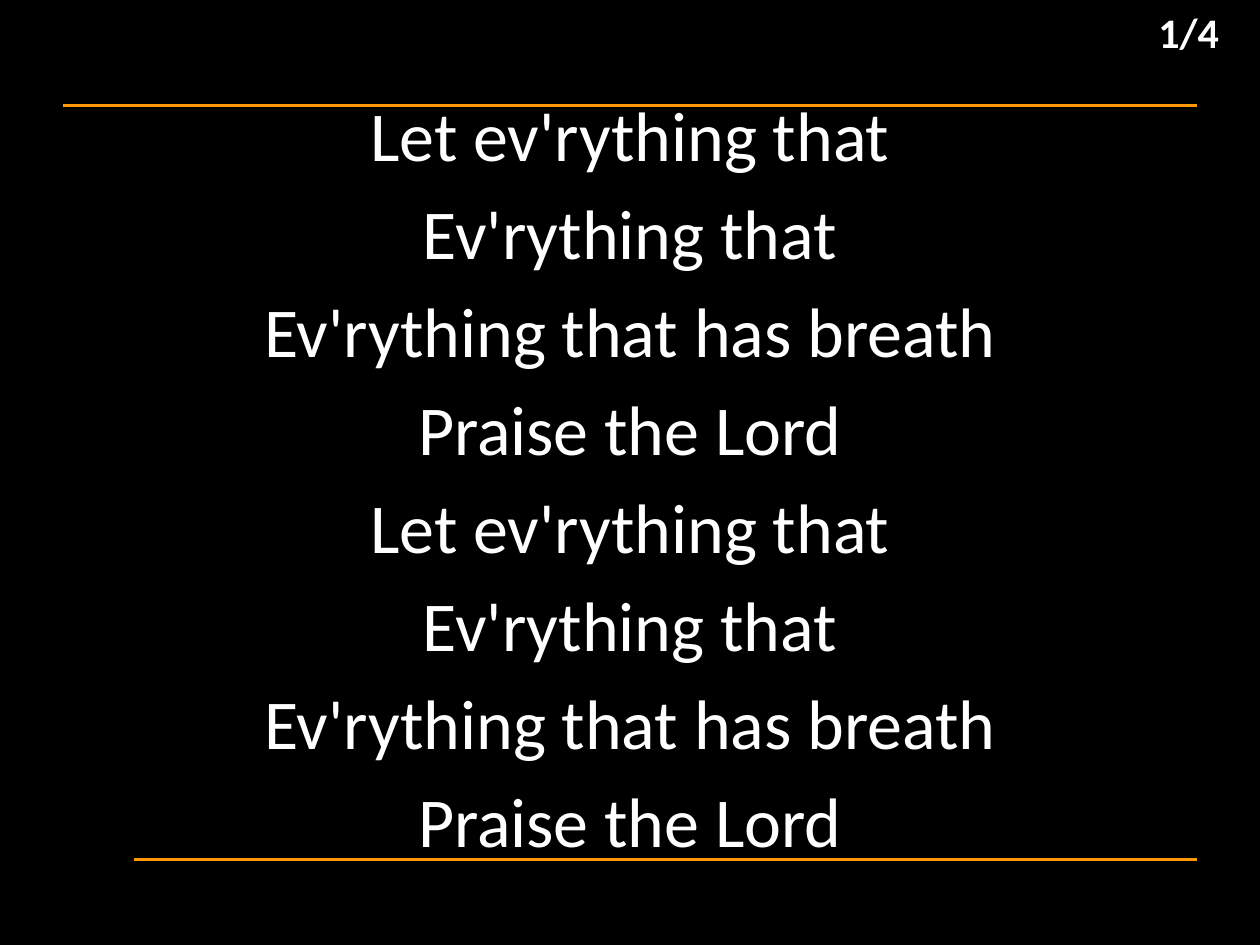
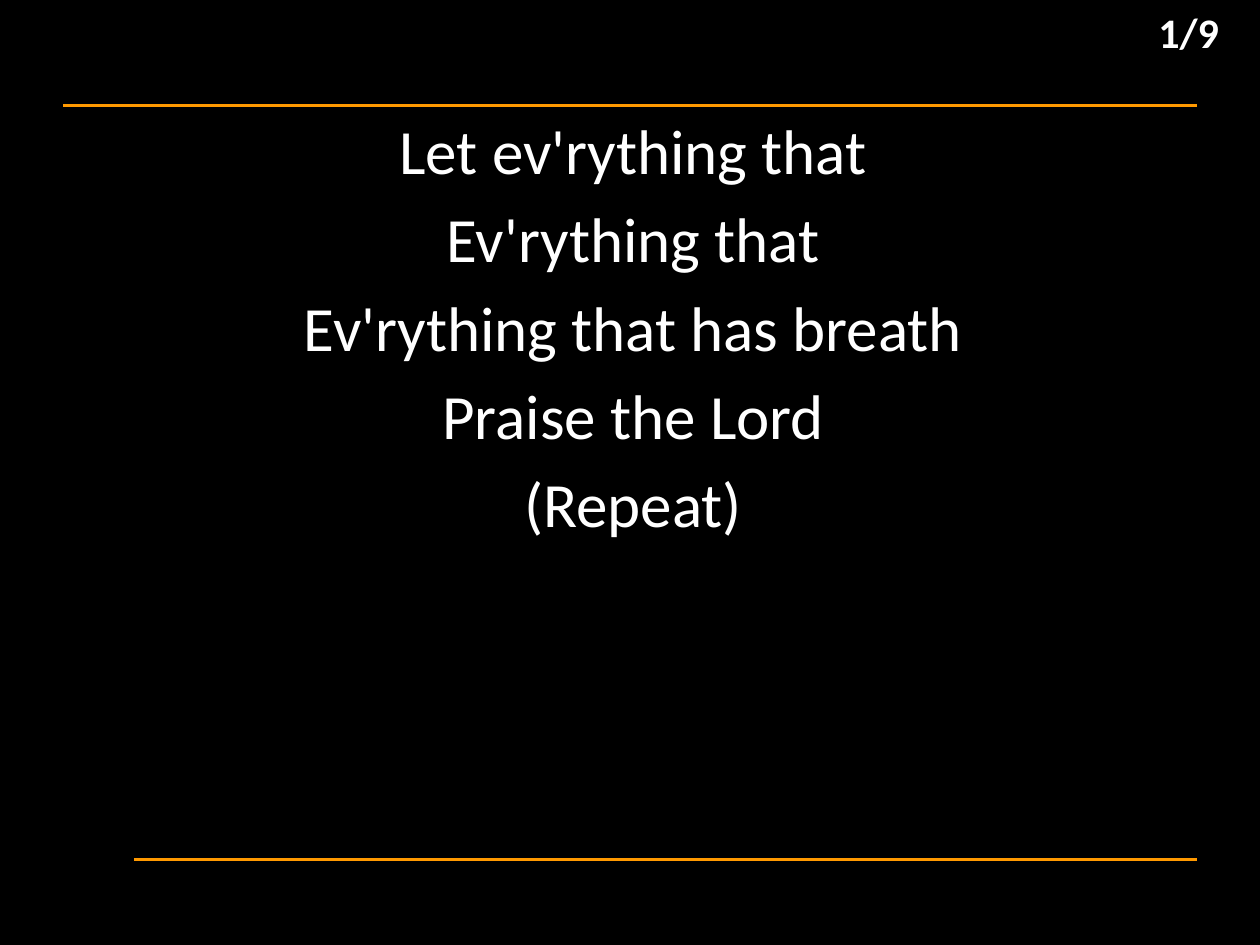
Before and after one commit to hoo-are-ya/worship, a slide deck: slide 2 of docs/songs/let evrything that has breath.pptx. Drawn at 1260x945 pixels with LibreOffice and Linux fonts; fonts in the diff are those of the drawing; background and template pictures are left out. Boxes give left, top, right and bottom in pixels: in the first picture for what was removed or moved away, otherwise in the second. Text is boxed around its words. In the diff, an @@ line names an element or a change of style, - is before the commit and + after.

```diff
--- a/docs/songs/let evrything that has breath.pptx
+++ b/docs/songs/let evrything that has breath.pptx
@@ text at [1158,18,1219,50]: text changed @@
-1/4
+1/9
@@ subtitle "Let ev'rything that": place and size @@
-subtitle "Let ev'rything that" at [264,104,995,861]
+subtitle "Let ev'rything that" at [304,130,962,537]
@@ subtitle at [304,130,962,440]: size 40 to 36 pt in "Let ev'rything that", "Ev'rything that", "Ev'rything that has breath", "Praise the Lord" @@
@@ subtitle at [524,481,742,537]: text changed; size 40 to 36 pt @@
-Let ev'rything that
-Ev'rything that
-Ev'rything that has breath
-Praise the Lord
+(Repeat)
```
Also in this commit, not shown: 3 other slides changed, 5 slides added, 4 other files.
